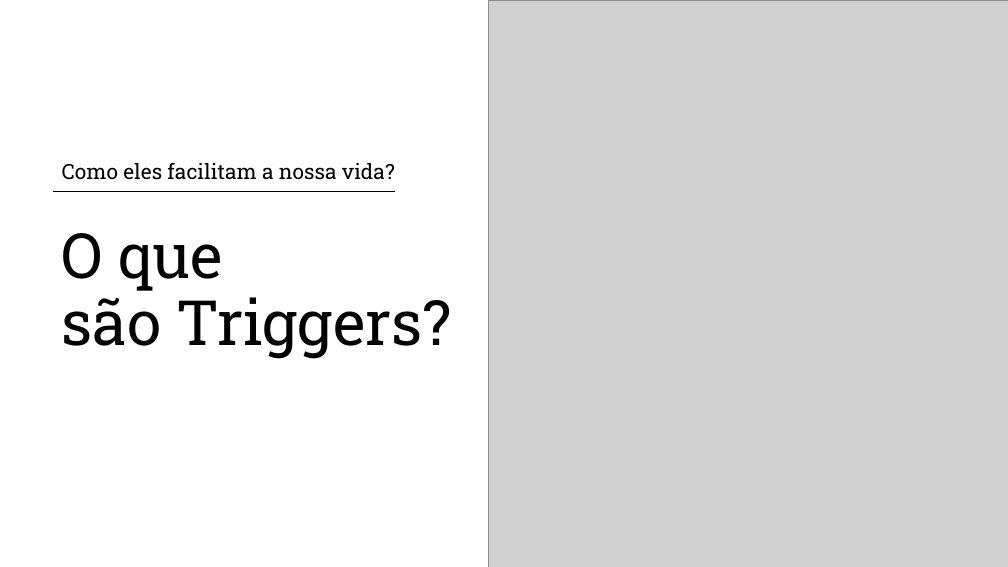
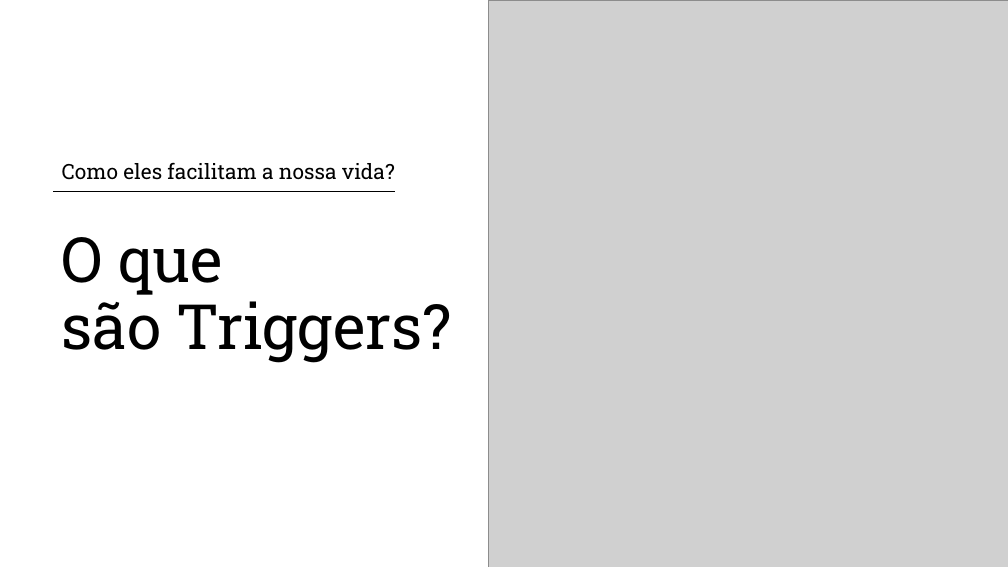
Before and after one commit to carlosmorette/triggers-sql, a slide deck: slide 1 of Apresentação.pptx. Drawn at 1008x567 pixels with LibreOffice and Linux fonts; fonts in the diff are those of the drawing; grey boxes stand for pictures. Boxes give left, top, right and bottom in pixels: in the first picture for what was removed or moved away, otherwise in the second. Text is boxed around its words. In the diff, an @@ line names an element or a change of style, - is before the commit and + after.

Commit message:
Alteracao ordem slide

```diff
--- a/Apresentação.pptx
+++ b/Apresentação.pptx
@@ title "O que são Triggers?" moved from (x1=62, y1=233, x2=452, y2=359) to (x1=62, y1=237, x2=452, y2=363) @@
```
Also in this commit, not shown: 1 other file.
